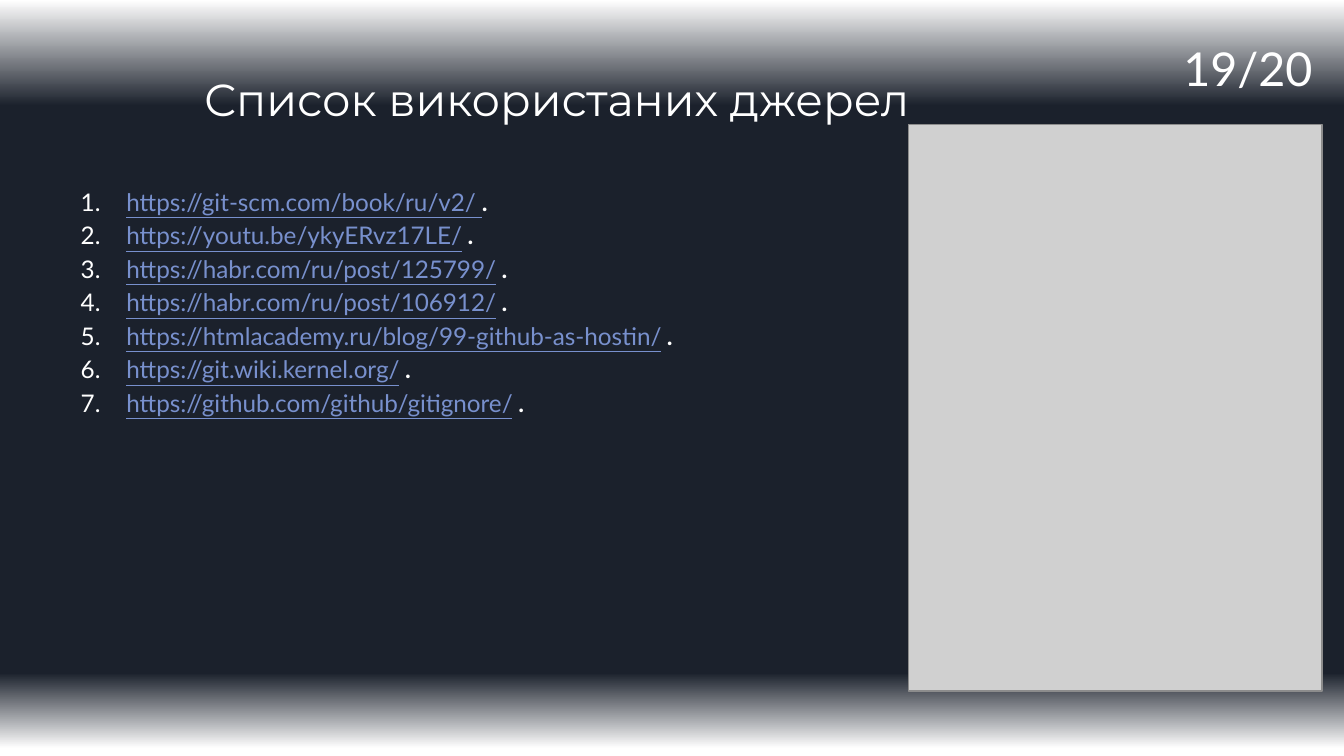
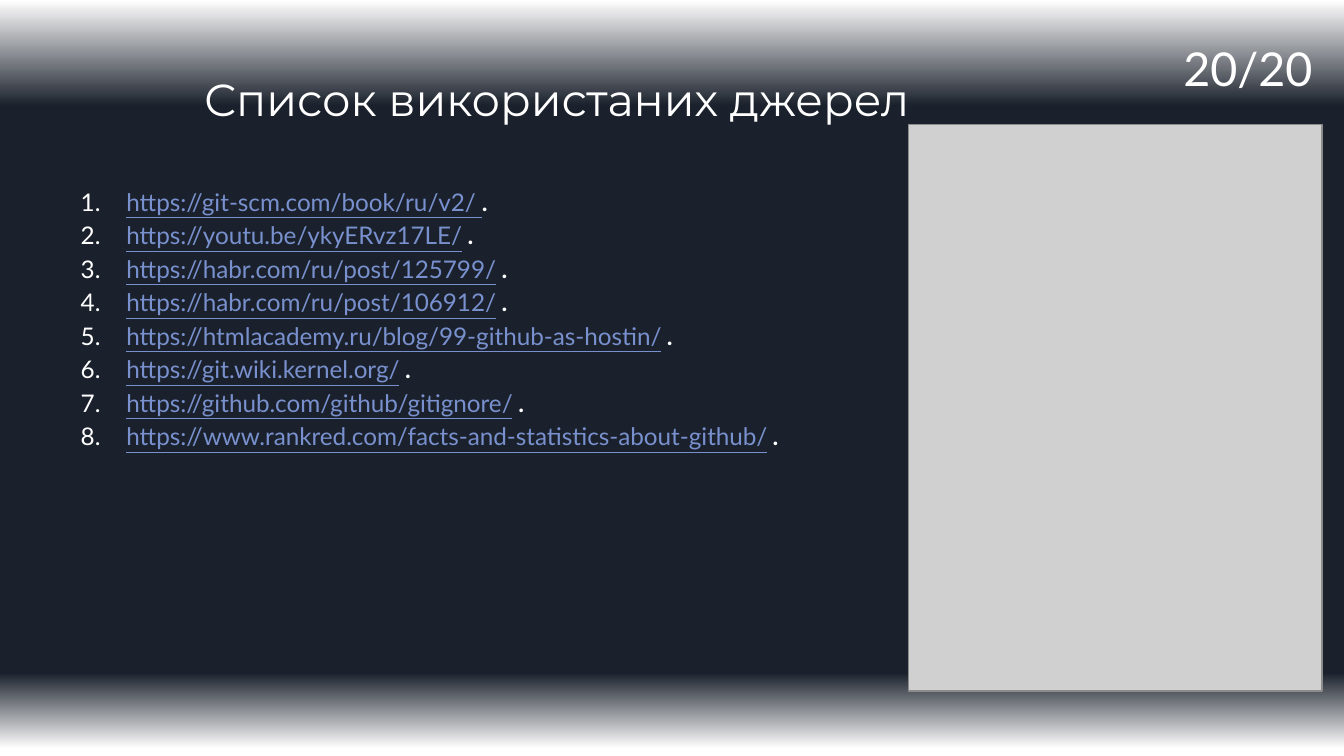
Before and after one commit to ValueOverStatic/IT-carrer-Seminars, a slide deck: slide 20 of Seminar1_Github_v02.pptx (slide 19 before the commit). Drawn at 1344x756 pixels with LibreOffice and Linux fonts; fonts in the diff are those of the drawing; grey boxes stand for pictures. Boxes give left, top, right and bottom in pixels: in the first picture for what was removed or moved away, otherwise in the second. Text is boxed around its words. In the diff, an @@ line names an element or a change of style, - is before the commit and + after.

Commit message:
Slides #3,12,18,19 were edited

```diff
--- a/Seminar1_Github_v02.pptx
+++ b/Seminar1_Github_v02.pptx
@@ page number at <box>1183,51,1312,96</box>: text changed @@
-19/20
+20/20
@@ text at <box>126,427,767,450</box>: paragraph added @@
+8. https://www.rankred.com/facts-and-statistics-about-github/ .
```
Also in this commit, not shown: 9 other slides changed, 1 slide added.
